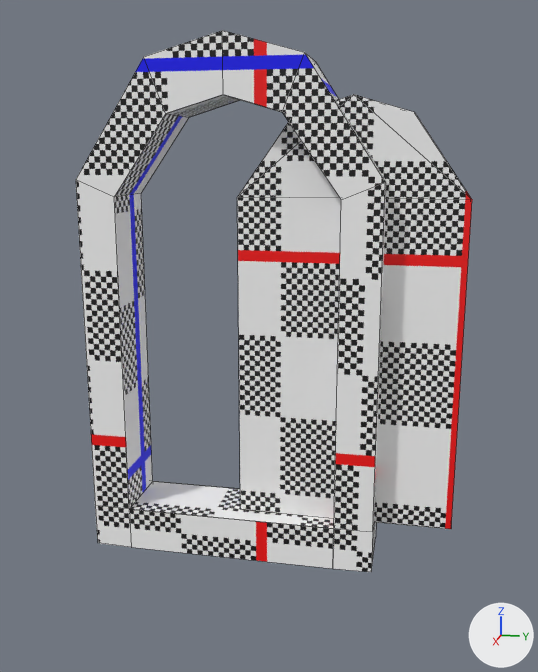
The Blender file map.blend, before and after one commit.
Both versions are drawn from a 50 mm lens placed at (5.29, 1.32, 1.85), pointed at (0.04, 0.27, 0.54). Lighting does not change. The marker at lower right points along +X, +Y and +Z. Mesh edges are drawn as thin lines. The same objects are shown in both versions, whatever each file hides.
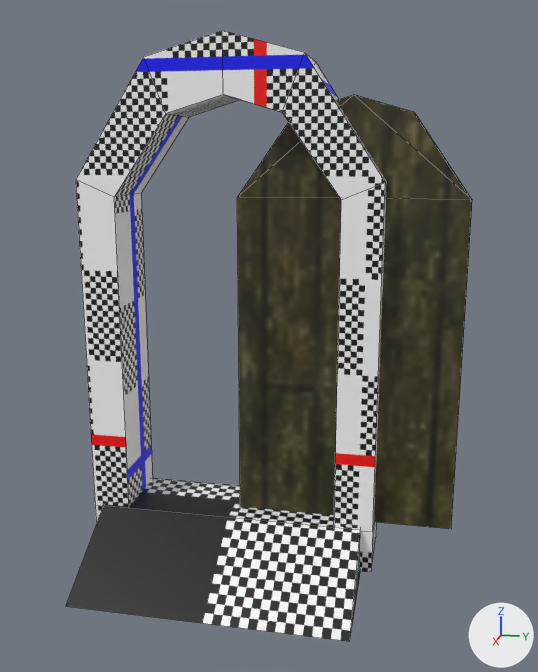
The change, as JSON lines over the scene's bpy script:
```json
{"op": "add", "block": "img_planks027c_1k_jpg_color_jpeg", "code": ["img_planks027c_1k_jpg_color_jpeg = load_image('Planks027C_1K-JPG_Color.jpeg', 'MehtäGodotEdition/Textures/walls/Planks027C_1K-JPG_Color.jpeg', 128, 128, 'sRGB')"]}
{"op": "add", "block": "mat_material_001", "code": ["mat_material_001 = principled_material('Material.001')", "mat_material_001.texture = img_planks027c_1k_jpg_color_jpeg"]}
{"block": "me_cube_006", "where": "# used by ob_cube_005; location = (0.003, 0.003, 0.15)"}
{"op": "remove", "block": "me_cube_006", "code": "me_cube_006.from_pydata(...)  # 52 vertices, 52 faces; spans x -0.26..0.26, y -1.08..1.08, z -1.33..2.47"}
{"op": "add", "block": "me_cube_006", "code": "me_cube_006.from_pydata(...)  # 48 vertices, 48 faces; spans x -1.0..1.0, y -1.08..1.08, z -1.4..2.47"}
{"block": "me_cube_006", "change": "me_cube_006 part 1"}
{"block": "me_cube_006", "change": "16 vertices are removed from x -0.26..0.26, y -0.8..0.8, z -1.33..2.08"}
{"block": "me_cube_006", "change": "43 faces are deleted"}
{"block": "me_cube_006", "change": "6 vertices are added at (-1.0, -1.0, -1.4), (1.0, -1.0, -1.4), (0.29, -1.0, -1.4), (0.29, -1.0, -0.98), (-0.28, -1.0, -0.98), (-0.28, -1.0, -1.4)"}
{"block": "me_cube_006", "change": "6 new vertices lie (0.0, 2.0, 0.0) away from vertices in x -1.0..1.0, y -1.0, z -1.4..-0.98"}
{"block": "me_cube_006", "change": "27 new faces join them, mat_default (picture img_modeling_texture_png)"}
{"block": "me_cube_006", "change": "12 new faces join them, mat_cliff (picture img_modeling_texture2_png)"}
{"op": "add", "block": "me_cube_006", "code": "me_cube_006.materials.append(mat_cliff)  # picture img_modeling_texture2_png"}
{"block": "me_cube_012", "where": "me_cube_012.from_pydata(...)  # 14 vertices, 15 faces; spans x -0.1..0.1, y -0.8..0.8, z -1.0..2.08"}
{"block": "me_cube_012", "where": "# used by ob_cube_004; location = (0.003, 0.853, 0.15)"}
{"op": "remove", "block": "me_cube_012", "code": "me_cube_012.materials.append(mat_default)  # picture img_modeling_texture_png"}
{"block": "me_cube_012", "change": "me_cube_012 part 2: texture (UV) coordinates of 8 of 15 faces, centred in x -0.1..0.1, y -0.4..0.4, z 0.2..1.81, changed; they spanned u 0.19..0.83, v 0.09..0.71 and now span u 0.11..0.73, v 0.04..0.69"}
{"op": "add", "block": "me_cube_012", "code": "me_cube_012.materials.append(mat_material_001)  # picture img_planks027c_1k_jpg_color_jpeg"}
```

What differs and where, as boxes (x1, y1, x2, y2) in the pictures (538 x 672 px; the box of a moved part takes in the faces that stretch with it):
```json
{"object": "Cube.005", "change": "reshaped", "before": [76, 30, 387, 572], "after": [66, 30, 387, 642], "on screen": "13% taller"}
{"object": "Cube.004", "change": "recoloured, surface changed", "before": [237, 94, 472, 529], "after": [237, 94, 472, 529], "on screen": "grey to brown"}
{"part": 1, "of": "me_cube_006", "change": "moved or reshaped", "before": [96, 92, 385, 572], "after": [66, 92, 385, 642]}
```
